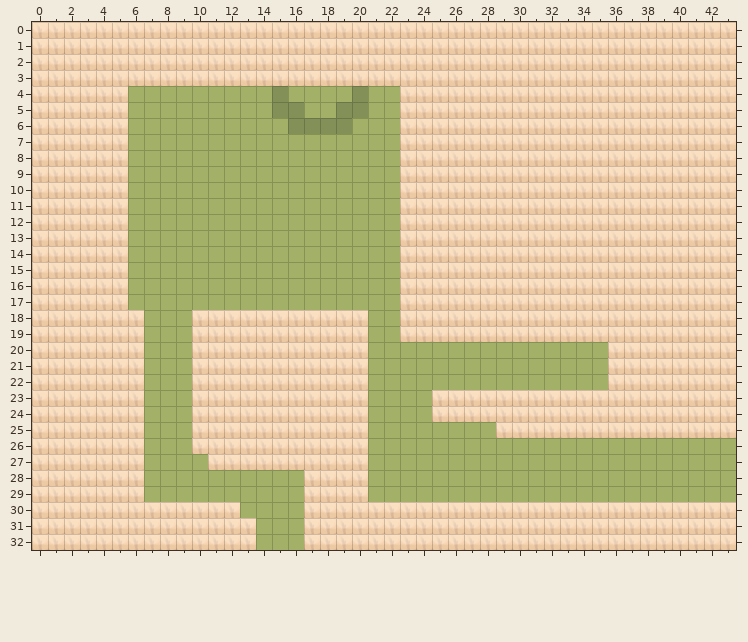
Level history. Tiled map (JSON): asset/map/spectre_encounter.json. That is the earlier state.
Cells are 32x32 px. Shown: x 0..43, y 0..32.
And afterwards:
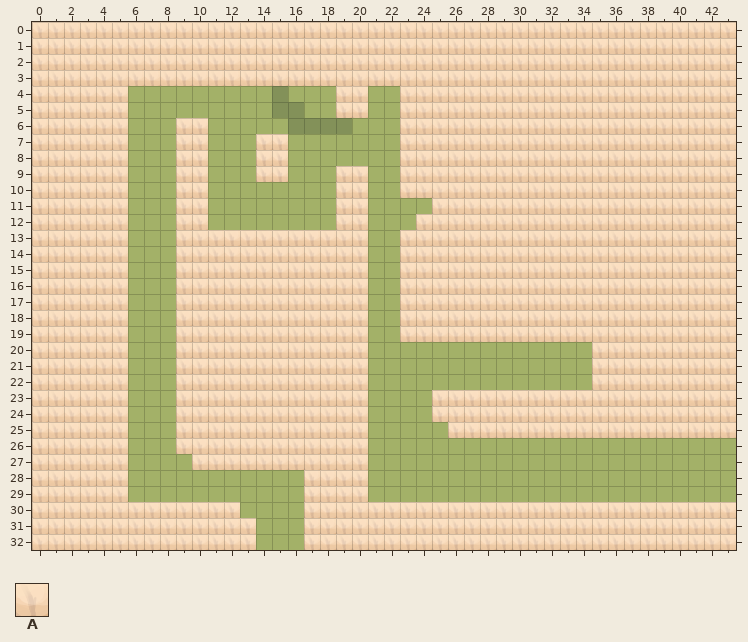
Key: from "set1": A 13.
_ is an empty cell.
Change:
Layer "Foreground":
y 9: x 19 _ -> A
y 11: x 23..24 AA -> __
y 12: x 23 A -> _
y 13: x 12..13 __ -> AA; x 15..16 __ -> AA; x 18 _ -> A
y 14: x 11..15 _____ -> AAAAA
y 15: x 11 _ -> A; x 13 _ -> A
y 18..19: x 6 A -> _
y 20: x 6 A -> _; x 35 _ -> A
y 21..22: x 6 A -> _; x 9 _ -> A; x 35 _ -> A
y 23..24: x 6 A -> _; x 9 _ -> A
y 25: x 6 A -> _; x 9 _ -> A; x 26..27 __ -> AA
y 26: x 6 A -> _; x 9 _ -> A
y 27: x 6 A -> _; x 10 _ -> A
y 28..29: x 6 A -> _
Layer "HighForeground":
y 4..5: x 19..20 __ -> AA
y 6: x 9..10 __ -> AA
y 7..8: x 9..10 __ -> AA; x 14..15 __ -> AA
y 9: x 9..10 __ -> AA; x 14..15 __ -> AA; x 20 _ -> A
y 10..12: x 9..10 __ -> AA; x 19..20 __ -> AA
y 13: x 9..11 ___ -> AAA; x 14 _ -> A; x 17 _ -> A; x 19..20 __ -> AA
y 14: x 9..10 __ -> AA; x 16..20 _____ -> AAAAA
y 15: x 9..10 __ -> AA; x 12 _ -> A; x 14..20 _______ -> AAAAAAA
y 16..17: x 9..20 ____________ -> AAAAAAAAAAAA
y 18..20: x 9 _ -> A
y 25: x 28 _ -> A
Pixel boxes of the changes (left, top, right, bottom) in both pictures:
added: (336, 86, 368, 118)
added: (176, 118, 368, 470)
removed: (400, 198, 432, 230)
removed: (128, 310, 144, 502)
added: (592, 342, 608, 390)
added: (448, 422, 496, 438)
